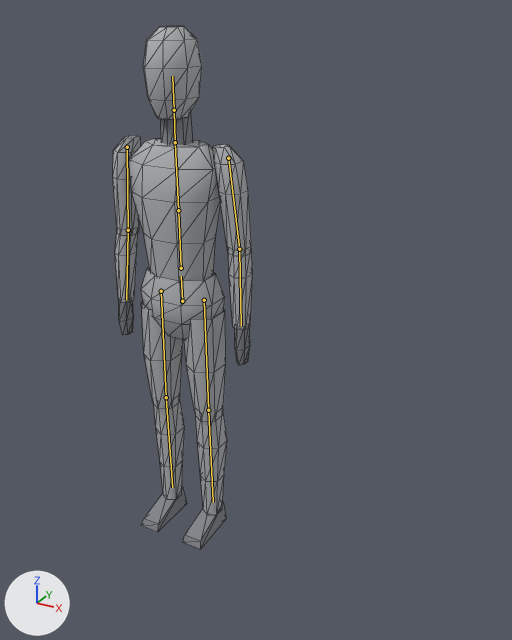
The glTF model player/player.glb: old version first, new version second.
Before and after are seen from a camera (50 mm lens) standing at (1.32, -1.88, 1.85) and looking at (0.09, 0.36, 0.73). The lights are fixed; the arrows at lower left show +X, +Y and +Z. The picture after the commit comes second. The bones that change, and the others that lie on the model, are drawn over the model as lines. Mesh edges are drawn as thin lines.

Names of what the first picture shows: 'Player'.
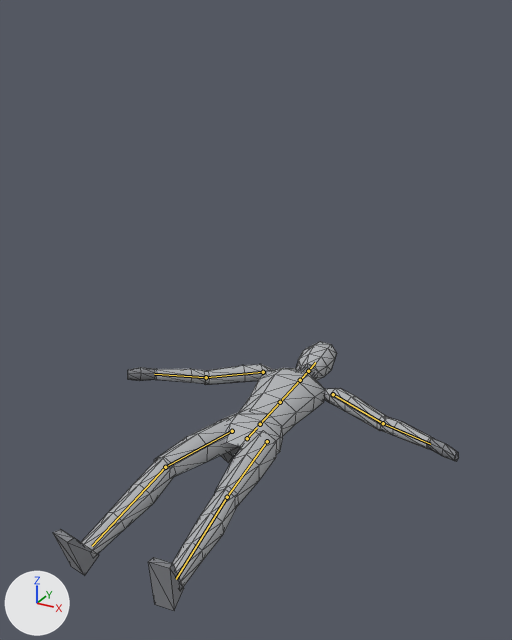
The newer file adds an action. The first version stands in its rest pose; the second is drawn at frame 30 of the action 'death'.

Pixel boxes (x1, y1, x2, y2) of what changed, in the pictures (512 x 640 px):
'Player', posed (189% wider, 48% shorter): before (113, 26, 253, 549); after (53, 342, 459, 611)
bone 'hips', root to tip: before (182, 301) to (181, 276); after (247, 438) to (257, 427)
bone 'spine', root to tip: before (181, 268) to (178, 210); after (260, 424) to (280, 402)
bone 'head', root to tip: before (174, 110) to (172, 76); after (308, 371) to (315, 362)
bone 'upper_arm.L', root to tip: before (228, 158) to (239, 249); after (333, 394) to (383, 423)
bone 'forearm.L', root to tip: before (239, 249) to (241, 326); after (383, 423) to (430, 444)
bone 'upper_arm.R', root to tip: before (127, 147) to (128, 230); after (263, 372) to (206, 377)
bone 'forearm.R', root to tip: before (128, 230) to (126, 300); after (206, 377) to (154, 374)
bone 'thigh.L', root to tip: before (204, 300) to (208, 410); after (267, 441) to (227, 497)
bone 'shin.L', root to tip: before (208, 410) to (213, 502); after (227, 497) to (176, 579)
bone 'thigh.R', root to tip: before (161, 291) to (166, 397); after (232, 431) to (165, 467)
bone 'shin.R', root to tip: before (166, 397) to (172, 487); after (165, 467) to (92, 546)

The change in detail:
Bone 'hips' (bone_hips) moves from (0.0, 0.0, 0.0) to (0.0, -0.82, -0.45).
Bone 'hips' (bone_hips) turns from (0, 0, 0) to (-86, 0, 0) degrees about its own x, y and z.
Bone 'spine' (bone_spine) turns from (0, 0, 0) to (0, 4, 0) degrees about its own x, y and z.
Bone 'head' (bone_head) turns from (0, 0, 0) to (-4, 50, 0) degrees about its own x, y and z.
Bone 'upper_arm.L' (bone_upper_arm_l) turns from (0, 0, 0) to (9, 10, -69) degrees about its own x, y and z.
Bone 'forearm.L' (bone_forearm_l) turns from (0, 0, 0) to (-6, 0, 0) degrees about its own x, y and z.
Bone 'upper_arm.R' (bone_upper_arm_r) turns from (0, 0, 0) to (5, 0, 46) degrees about its own x, y and z.
Bone 'forearm.R' (bone_forearm_r) turns from (0, 0, 0) to (-6, 0, 0) degrees about its own x, y and z.
Bone 'thigh.L' (bone_thigh_l) turns from (0, 0, 0) to (-5, 0, -6) degrees about its own x, y and z.
Bone 'shin.L' (bone_shin_l) turns from (0, 0, 0) to (6, 0, 0) degrees about its own x, y and z.
Bone 'thigh.R' (bone_thigh_r) turns from (0, 0, 0) to (-10, 0, 8) degrees about its own x, y and z.
Bone 'shin.R' (bone_shin_r) turns from (0, 0, 0) to (22, 0, 0) degrees about its own x, y and z.
